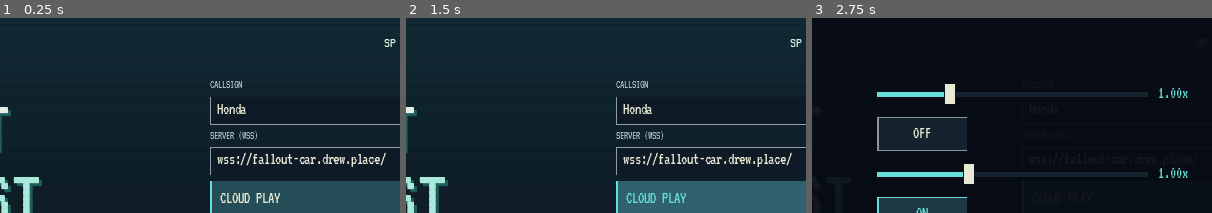
Above: before the commit, frames 1-3 (left to right).
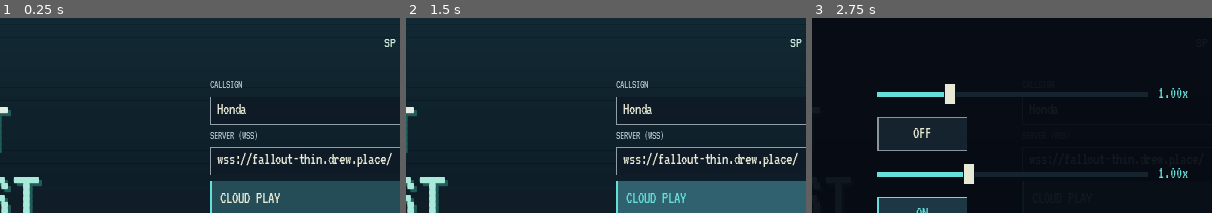
Above: after the commit, the same moments.

Repository: kickofline/fallout-forecast-clients
Game: Godot game, scene res://main.tscn
The game is run twice, just before and just after one commit, with the same random seed, the same clock (stepped at 60 frames per second) and the same inputs.
Inputs:
- Up to frame 1 (0.25 s): no input
- Up to frame 2 (1.5 s): click "CLOUD PLAY" at 0.5 s; click "CLOUD PLAY" at 1.25 s
- Up to frame 3 (2.75 s): click "SETTINGS" at 2 s
The pictures show only the part of the screen within x 32-82%, y 0-50%; the shares and areas given below are measured in that part.

The runs differ from the first frame. In frame 1, 0.7% of the frame differs, in the area x 74-98%, y 69-77%; in frame 2, 0.7%; in frame 3, less than 0.1%.

Commit message:
Switch default Open Protocol WebSocket URL to wss://fallout-thin.drew.place/

Diff:
--- a/clients/car/core/settings.gd
+++ b/clients/car/core/settings.gd
@@ -4,7 +4,7 @@
 signal changed
 
 const PATH = "user://car_settings.cfg"
-const DEFAULT_URL = "wss://fallout-car.drew.place/"
+const DEFAULT_URL = "wss://fallout-thin.drew.place/"
 
 var player_name = "Honda"
 var server_url = DEFAULT_URL
